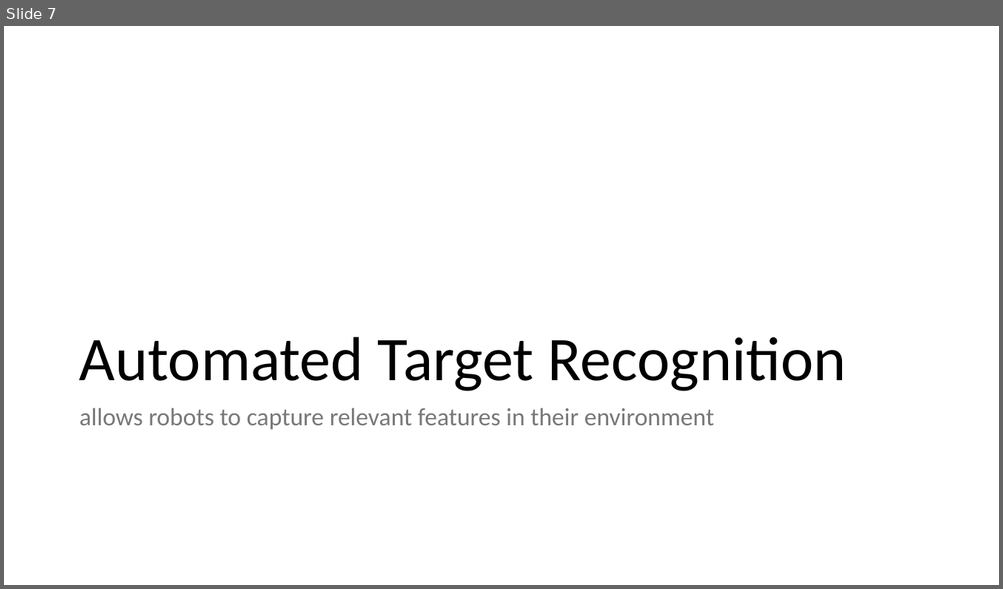
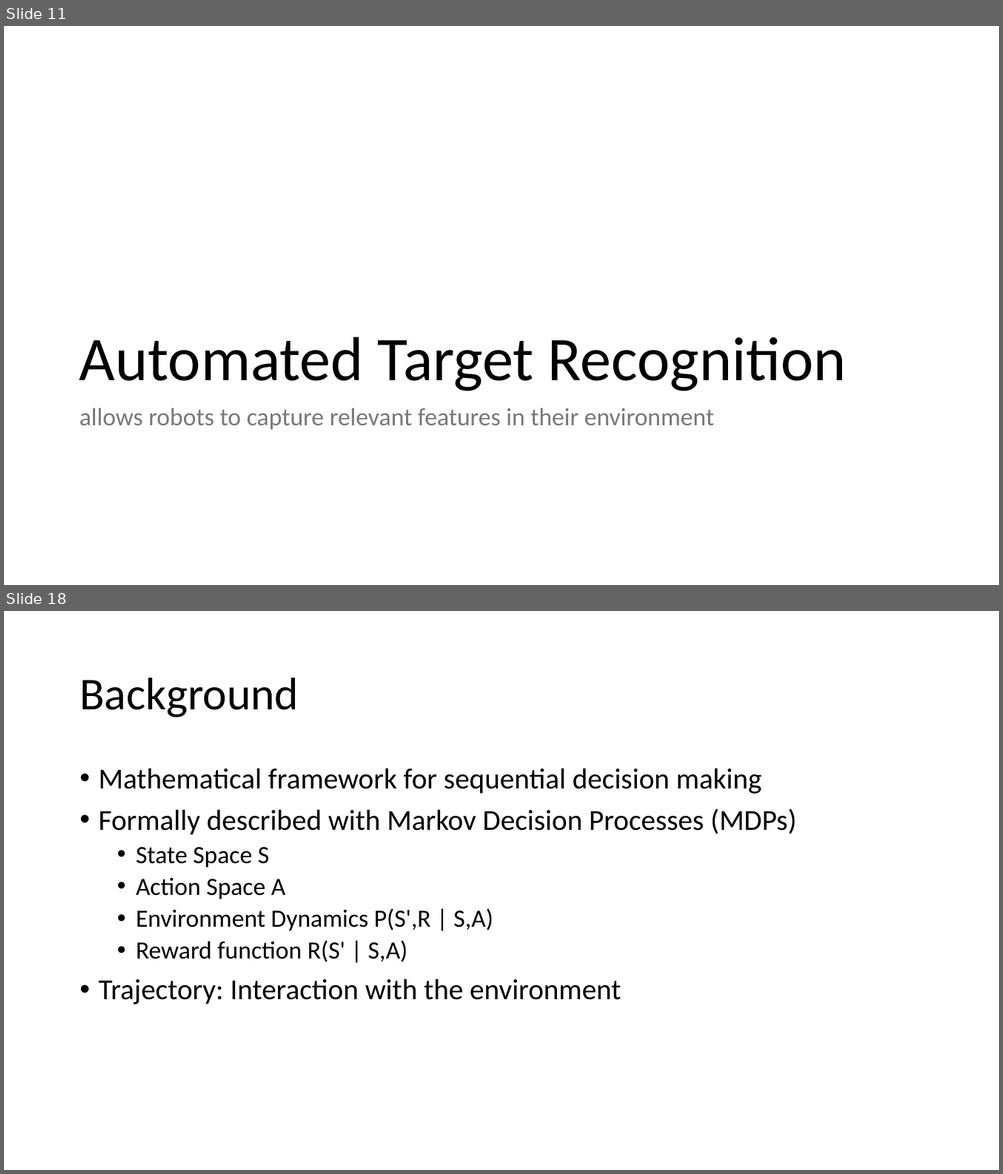
Before and after one commit to akshaygulabrao/flappybird-monorepo, a slide deck: Slides.pptx. Shown one above the other, each under a label of ours: slide 7 before the commit, slides 11 and 18 after it; the slides between them are not shown. The pictures are 1003x589 and 1003x1174 pixels, drawn with LibreOffice and Linux fonts; fonts in the diff are those of the drawing. Boxes give left, top, right and bottom in pixels: in the first picture for what was removed or moved away, otherwise in the second. Text is boxed around its words. In the diff, an @@ line names an element or a change of style, - is before the commit and + after.

Commit message:
feat: using marp to export markdown to powerpoint
Marp is a tool to export markdown to powerpoint, making writing powerpoint
slides faster.

```diff
--- a/Slides.pptx
+++ b/Slides.pptx
@@ slide 18 added at [4, 611, 999, 1170], background #FFFFFF @@
@@ title added at [79, 678, 299, 718], 44 pt, text #000000 @@
+Background
@@ text added at [99, 768, 796, 1005], 28 pt, text #000000 @@
+• Mathematical framework for sequential decision making
+• Formally described with Markov Decision Processes (MDPs)
+  • State Space S
+  • Action Space A
+  • Environment Dynamics P(S',R | S,A)
+  • Reward function R(S' | S,A)
+• Trajectory: Interaction with the environment
@@ what was slide 7 is now slide 11 @@
```
Also in this commit, not shown: 5 slides changed, 9 other slides added, 2 slides removed, 12 other files.
